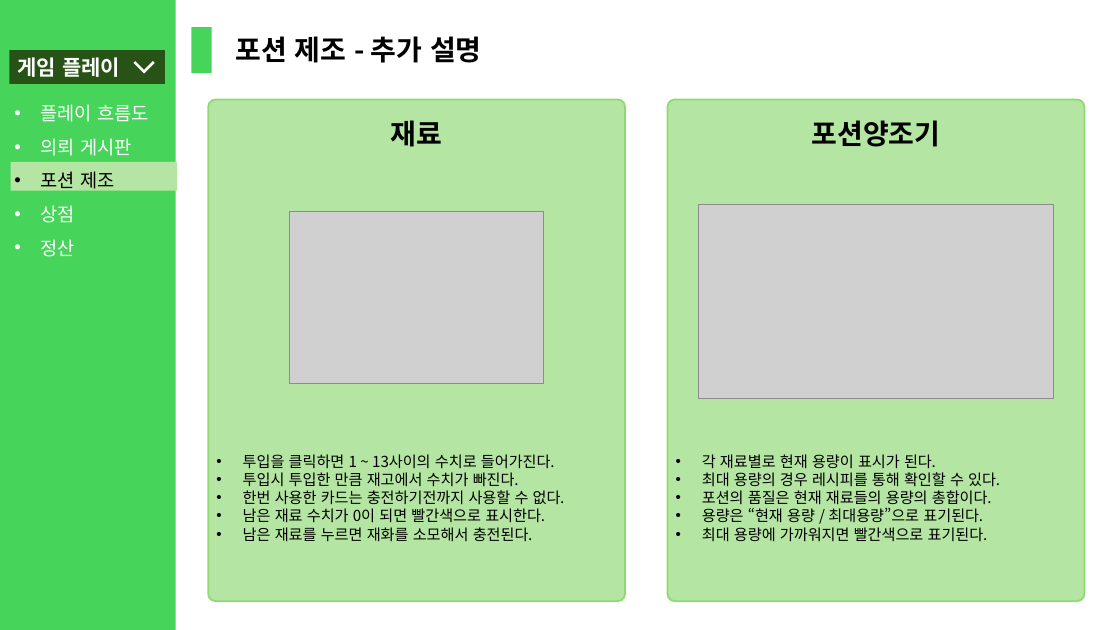
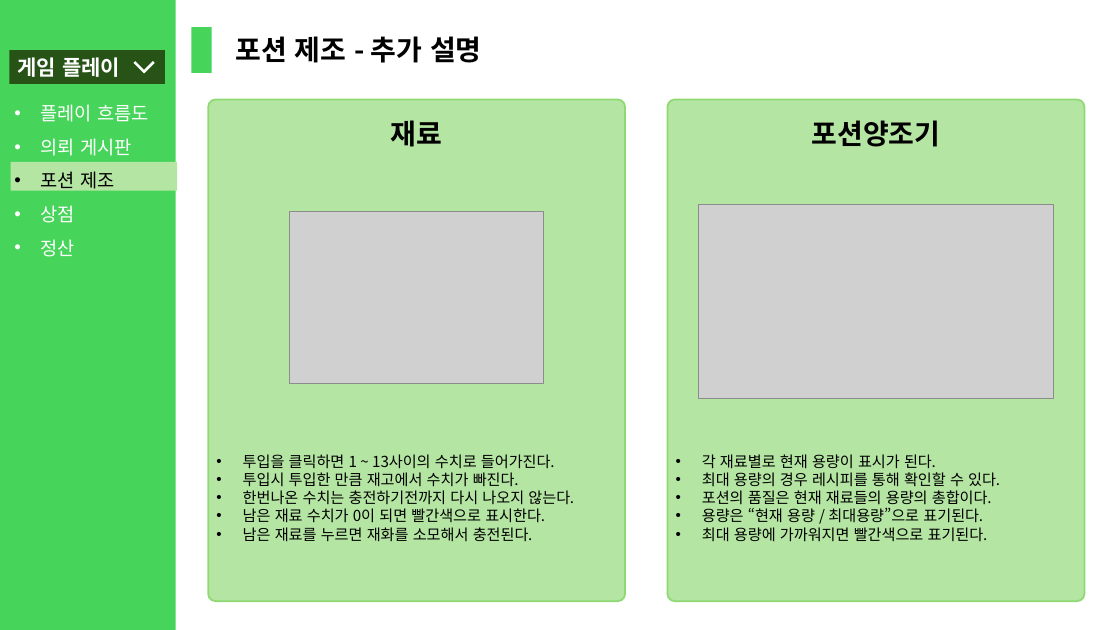
Before and after one commit to gws1017/BlackPotion, a slide deck: slide 15 of document/포션 제조 게임.pptx. Drawn at 1120x630 pixels with LibreOffice and Linux fonts; fonts in the diff are those of the drawing; grey boxes stand for pictures. Boxes give left, top, right and bottom in pixels: in the first picture for what was removed or moved away, otherwise in the second. Text is boxed around its words. In the diff, an @@ line names an element or a change of style, - is before the commit and + after.

```diff
--- a/document/포션 제조 게임.pptx
+++ b/document/포션 제조 게임.pptx
@@ text at box(243, 490, 574, 505): text changed @@
-• 한번 사용한 카드는 충전하기전까지 사용할 수 없다.
+• 한번나온 수치는 충전하기전까지 다시 나오지 않는다.
```
Also in this commit, not shown: 2 other files.
